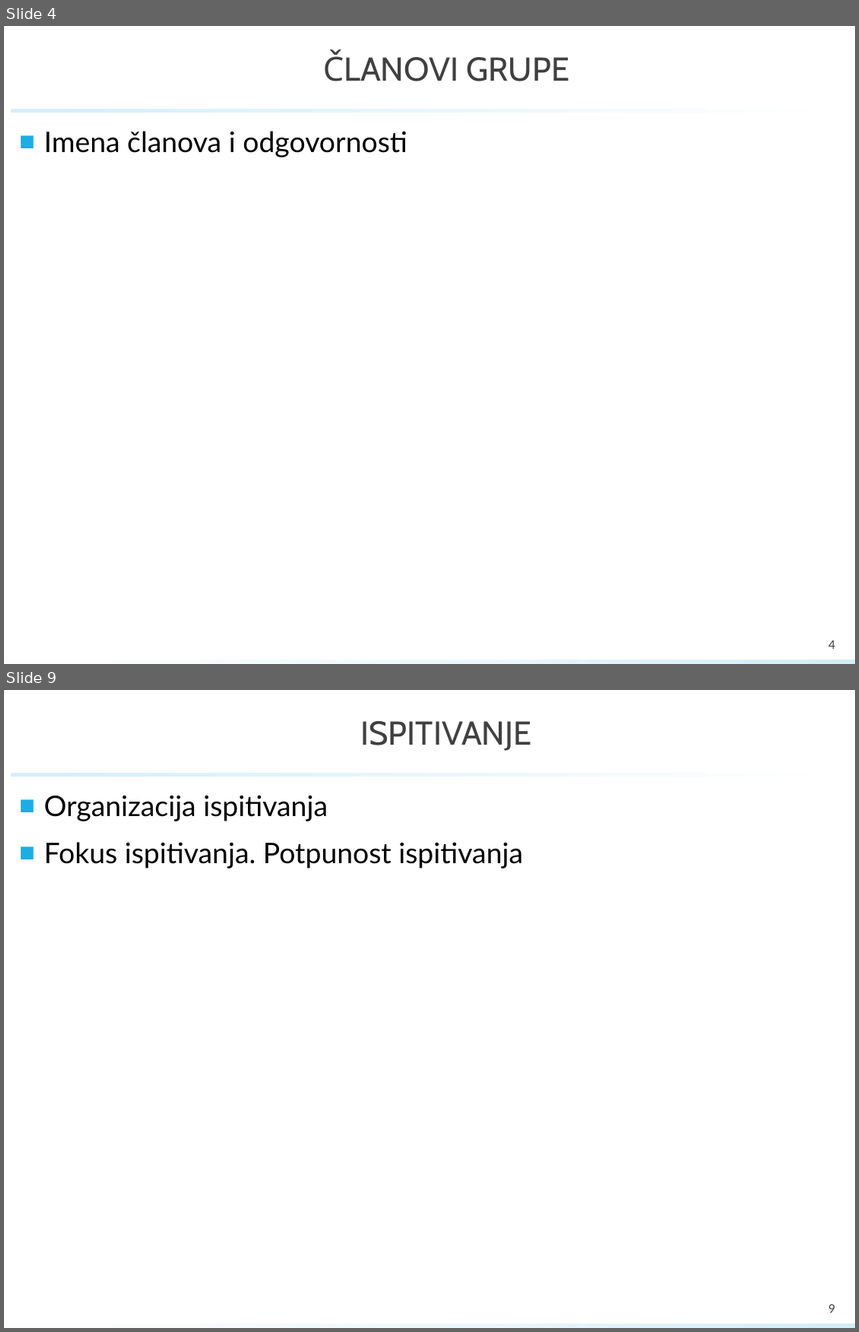
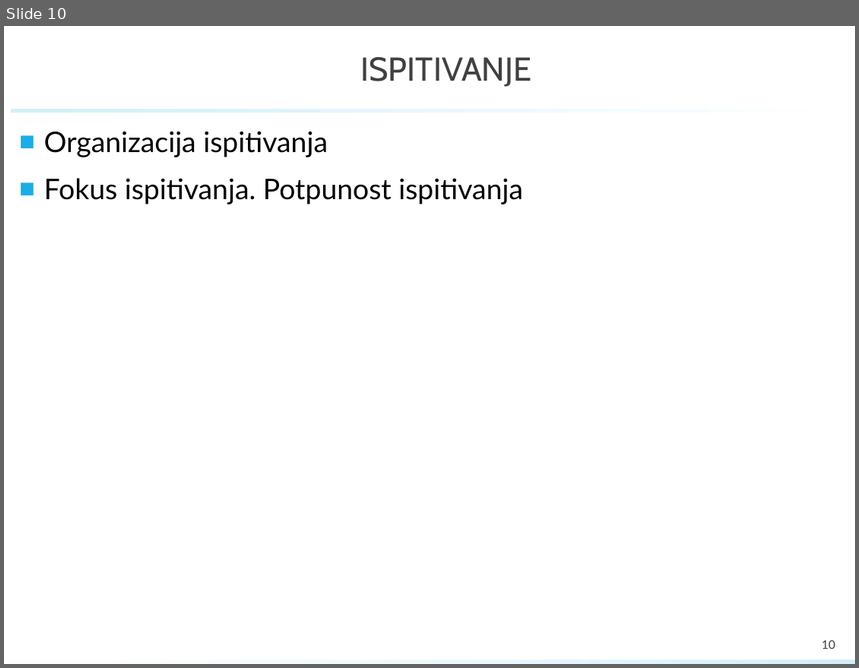
Before and after one commit to GolubIvan/Programsko-inzenjerstvo, a slide deck: PROINZ_TGxx.x_naziv_app.pptx. Shown one above the other, each under a label of ours: slides 4 and 9 before the commit, slide 10 after it; the slides between them are not shown. The pictures are 859x1332 and 859x668 pixels, drawn with LibreOffice and Linux fonts; fonts in the diff are those of the drawing; background and template pictures are left out. Boxes give left, top, right and bottom in pixels: in the first picture for what was removed or moved away, otherwise in the second. Text is boxed around its words. In the diff, an @@ line names an element or a change of style, - is before the commit and + after.

```diff
--- a/PROINZ_TGxx.x_naziv_app.pptx
+++ b/PROINZ_TGxx.x_naziv_app.pptx
@@ slide 4 removed at [4, 26, 855, 664], background #FFFFFF; not listed: 2 template elements that a slide beside it also shows @@
@@ title removed at [466, 57, 569, 81] @@
-ČLANOVI GRUPE
@@ text removed at [44, 131, 408, 157] @@
-■ Imena članova i odgovornosti
@@ page number removed at [829, 641, 835, 649] @@
-4
@@ what was slide 9 is now slide 10 @@
@@ page number at [822, 640, 835, 649]: text changed @@
-9
+10
```
Also in this commit, not shown: 6 slides changed, 6 slides added, 3 other slides removed.
